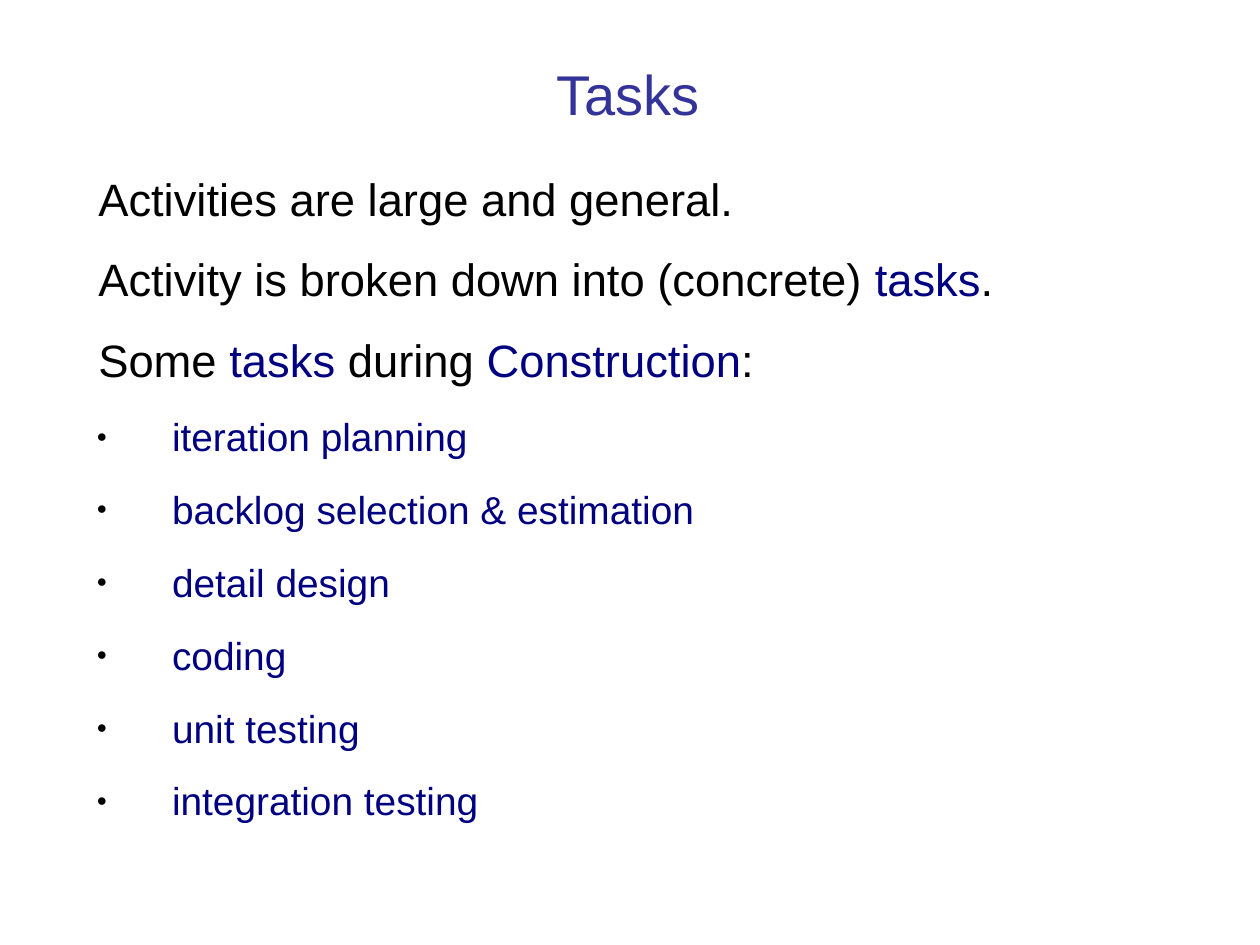
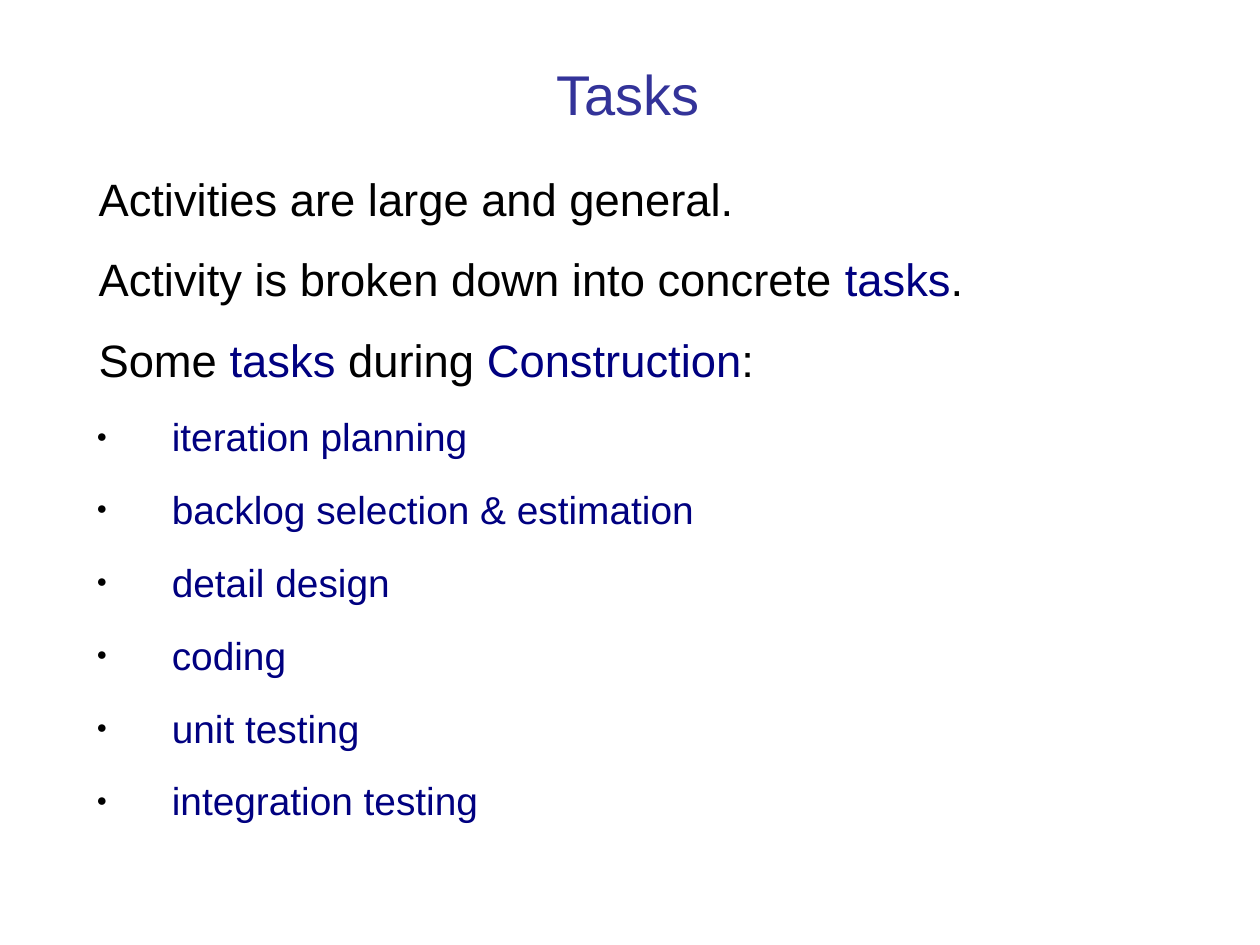
Before and after one commit to cpske/ISP, a slide deck: slide 22 of software-process/Introduction-software-process.ppt. Drawn at 1260x945 pixels with LibreOffice and Linux fonts; fonts in the diff are those of the drawing. Boxes give left, top, right and bottom in pixels: in the first picture for what was removed or moved away, otherwise in the second. Text is boxed around its words. In the diff, an @@ line names an element or a change of style, - is before the commit and + after.

```diff
--- a/software-process/Introduction-software-process.ppt
+++ b/software-process/Introduction-software-process.ppt
@@ text at box(99, 263, 963, 306): text changed @@
-Activity is broken down into (concrete) tasks.
+Activity is broken down into concrete tasks.
```
Also in this commit, not shown: 12 other slides changed, 2 slides added, 10 other files.
